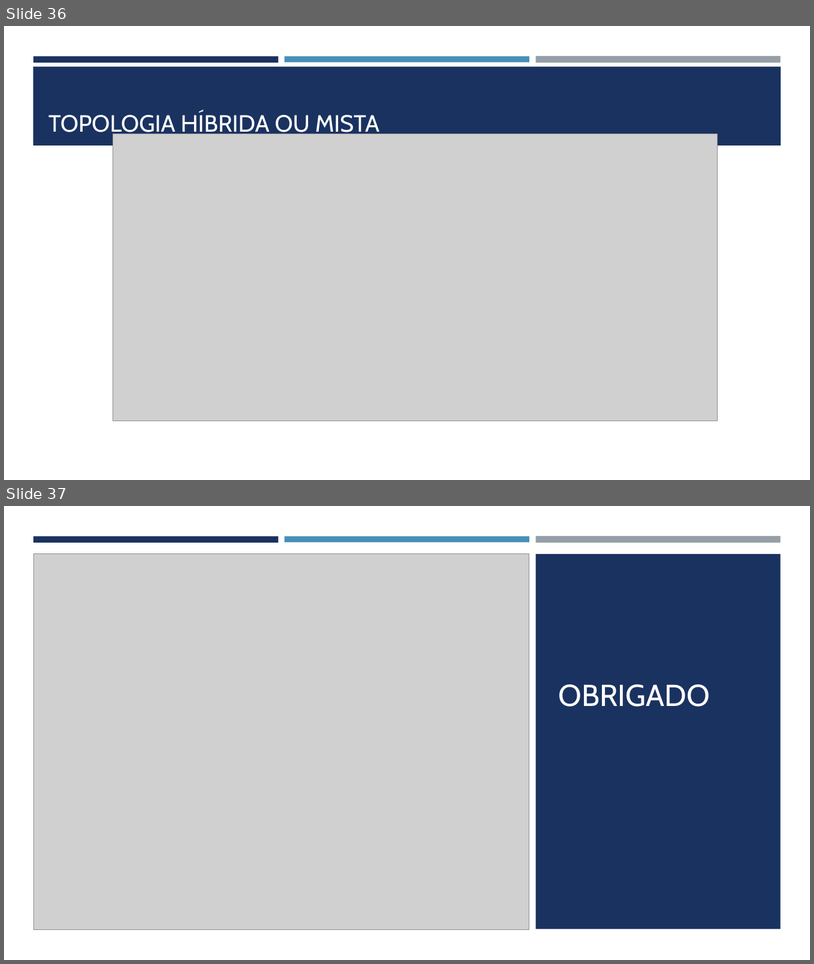
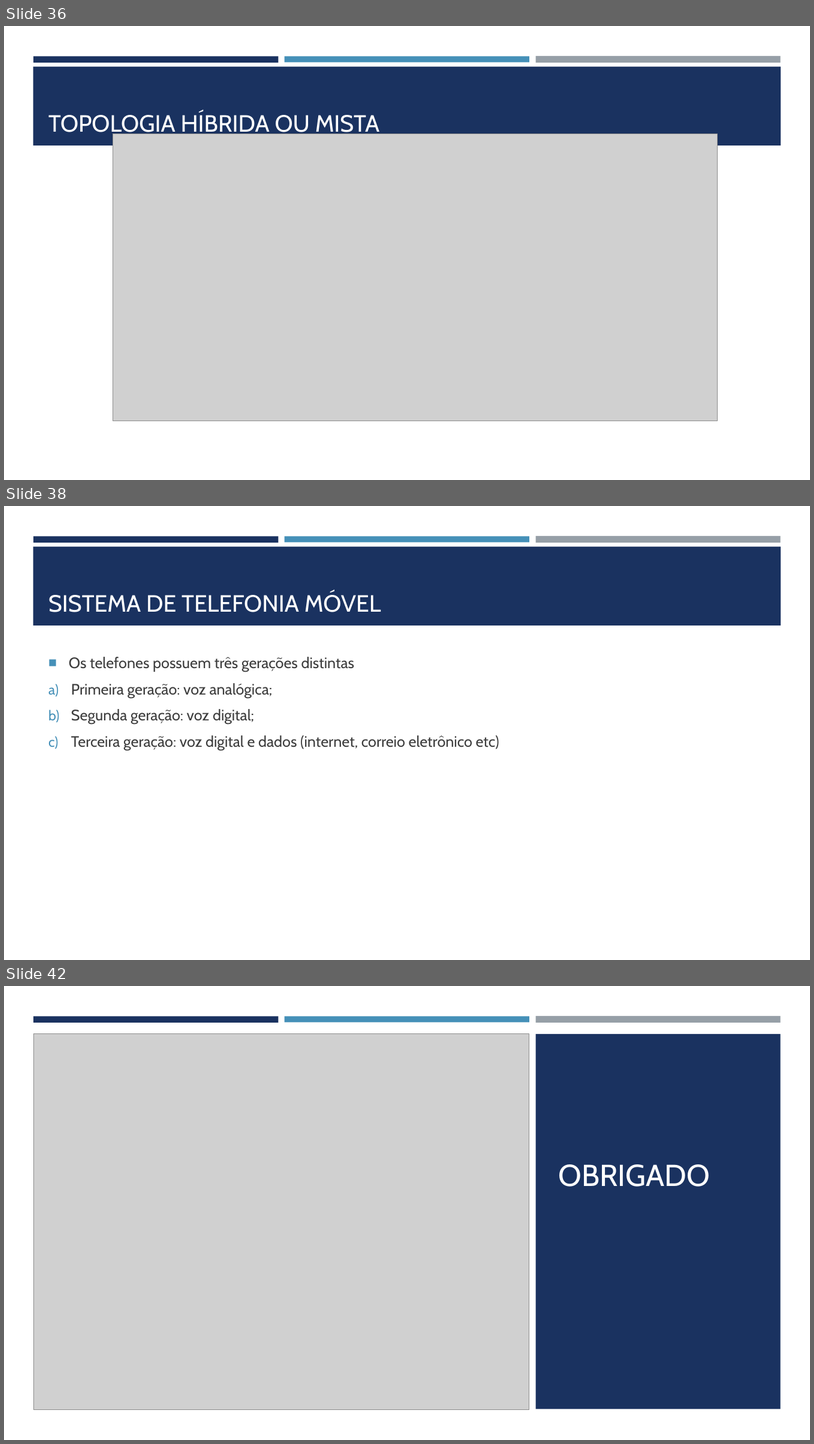
Before and after one commit to joelteixeiradacunha/aulas_php_mysql, a slide deck: Redes/REDES DE COMPUTADORES.pptx. Shown one above the other, each under a label of ours: slides 36 and 37 before the commit, slides 36, 38 and 42 after it; the slides between them are not shown. The pictures are 814x964 and 814x1444 pixels, drawn with LibreOffice and Linux fonts; fonts in the diff are those of the drawing; grey boxes stand for pictures. Boxes give left, top, right and bottom in pixels: in the first picture for what was removed or moved away, otherwise in the second. Text is boxed around its words. In the diff, an @@ line names an element or a change of style, - is before the commit and + after.

```diff
--- a/Redes/REDES DE COMPUTADORES.pptx
+++ b/Redes/REDES DE COMPUTADORES.pptx
@@ slide 38 added at [4,506,810,960], background #FFFFFF; not listed: 4 template elements that a slide beside it also shows @@
@@ title added at [48,591,381,612], 28 pt, text #FFFFFF @@
+SISTEMA DE TELEFONIA MÓVEL
@@ text added at [69,657,500,750], 18 pt, text #3D3D3D @@
+■ Os telefones possuem três gerações distintas
+a) Primeira geração: voz analógica;
+b) Segunda geração: voz digital;
+c) Terceira geração: voz digital e dados (internet, correio eletrônico etc)
@@ what was slide 37 is now slide 42 @@
```
Also in this commit, not shown: 29 slides changed, 4 other slides added, 4 other files.
